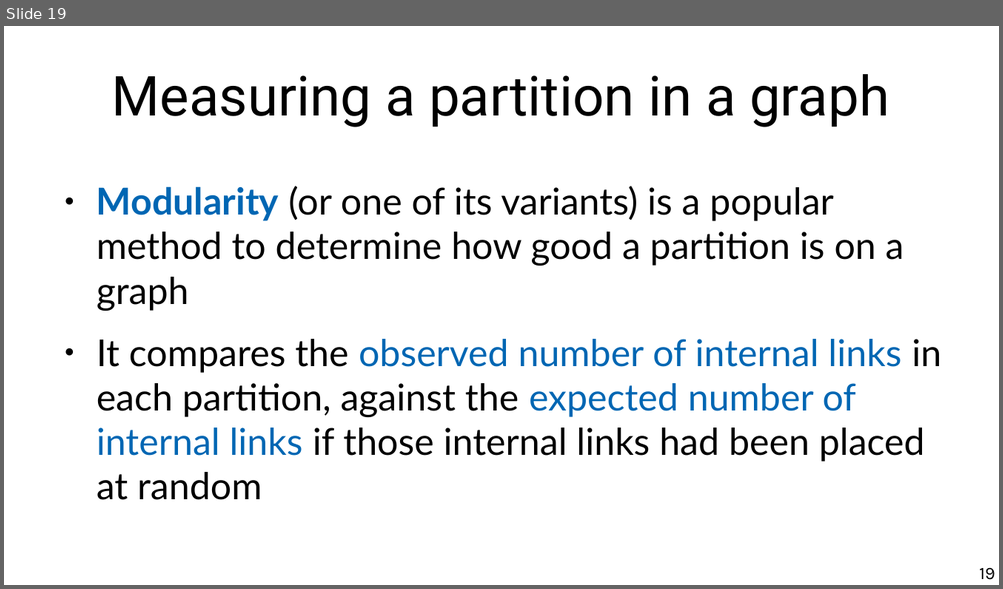
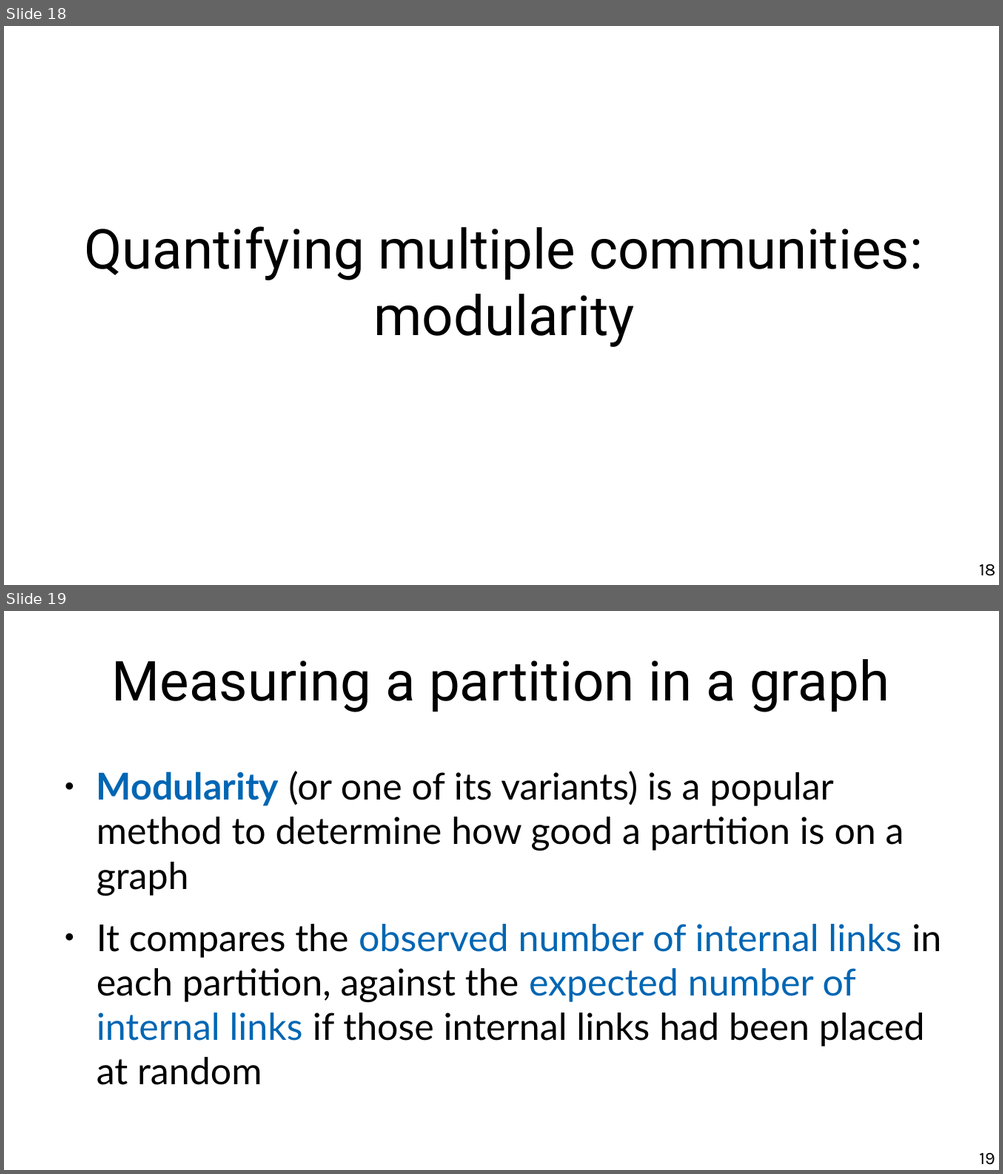
Before and after one commit to chatox/networks-science-course, a slide deck: theory/odp/tt21-finding_communities.odp. Shown one above the other, each under a label of ours: slide 19 before the commit, slides 18 and 19 after it. The pictures are 1003x589 and 1003x1174 pixels, drawn with LibreOffice and Linux fonts; fonts in the diff are those of the drawing. Boxes give left, top, right and bottom in pixels: in the first picture for what was removed or moved away, otherwise in the second. Text is boxed around its words. In the diff, an @@ line names an element or a change of style, - is before the commit and + after.

```diff
--- a/theory/odp/tt21-finding_communities.odp
+++ b/theory/odp/tt21-finding_communities.odp
@@ slide 18 added at (4, 26, 999, 585), background #FFFFFF @@
@@ title added at (85, 227, 922, 347), 44 pt, text #000000 @@
+Quantifying multiple communities:
+modularity
@@ page number added at (979, 565, 995, 577), 14 pt, text #000000 @@
+18
```
Also in this commit, not shown: 3 slides changed, 1 other slide added, 2 slides removed, 3 other files.
